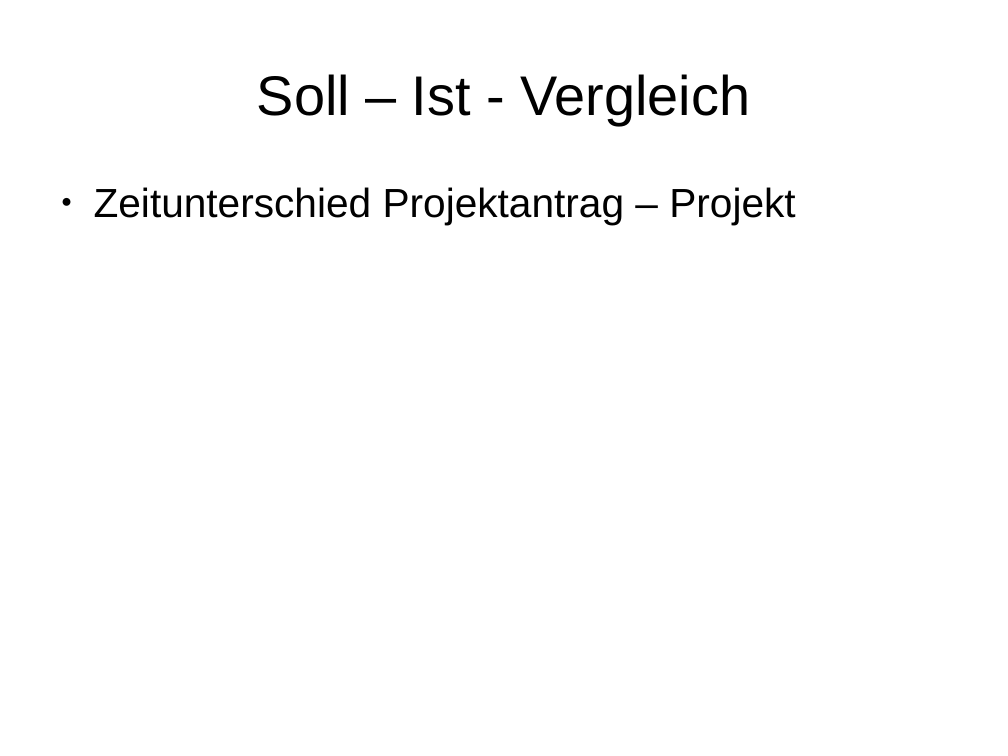
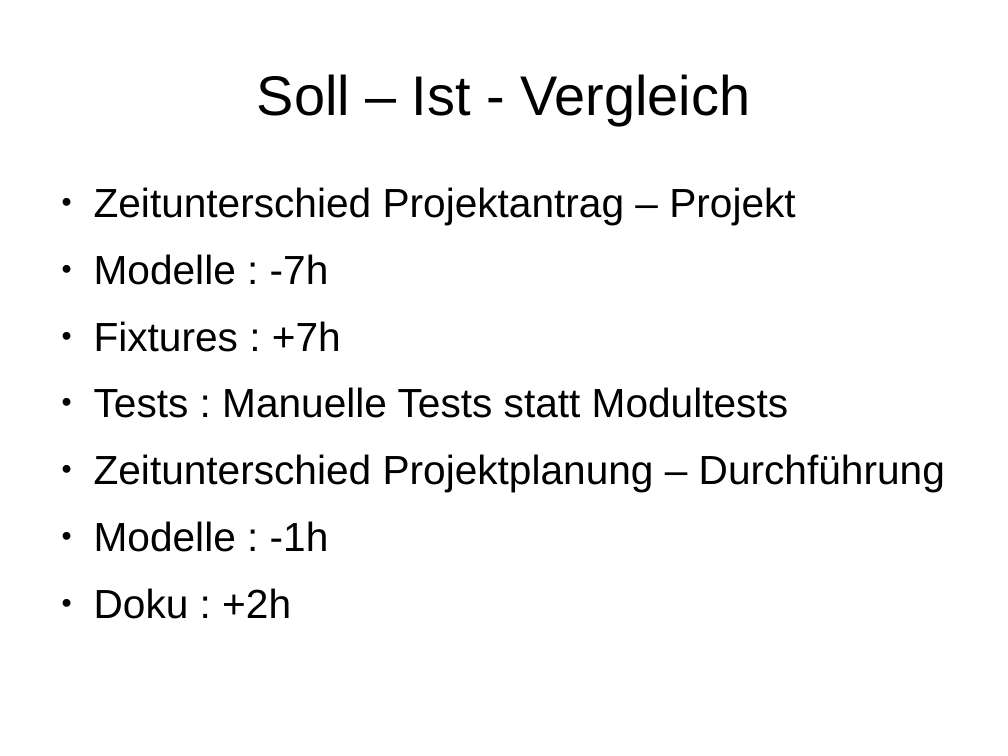
Before and after one commit to janhelmle/weiterbildung_fachinformatiker_ihk_projektantrag, a slide deck: slide 14 of praesentation/presentation_v1.odp. Drawn at 1008x756 pixels with LibreOffice and Linux fonts; fonts in the diff are those of the drawing. Boxes give left, top, right and bottom in pixels: in the first picture for what was removed or moved away, otherwise in the second. Text is boxed around its words. In the diff, an @@ line names an element or a change of style, - is before the commit and + after.

```diff
--- a/praesentation/presentation_v1.odp
+++ b/praesentation/presentation_v1.odp
@@ text at box(94, 254, 945, 619): paragraphs added @@
+● Modelle : -7h
+● Fixtures : +7h
+● Tests : Manuelle Tests statt Modultests
+● Zeitunterschied Projektplanung – Durchführung
+● Modelle : -1h
+● Doku : +2h
```
Also in this commit, not shown: 4 other slides changed.
